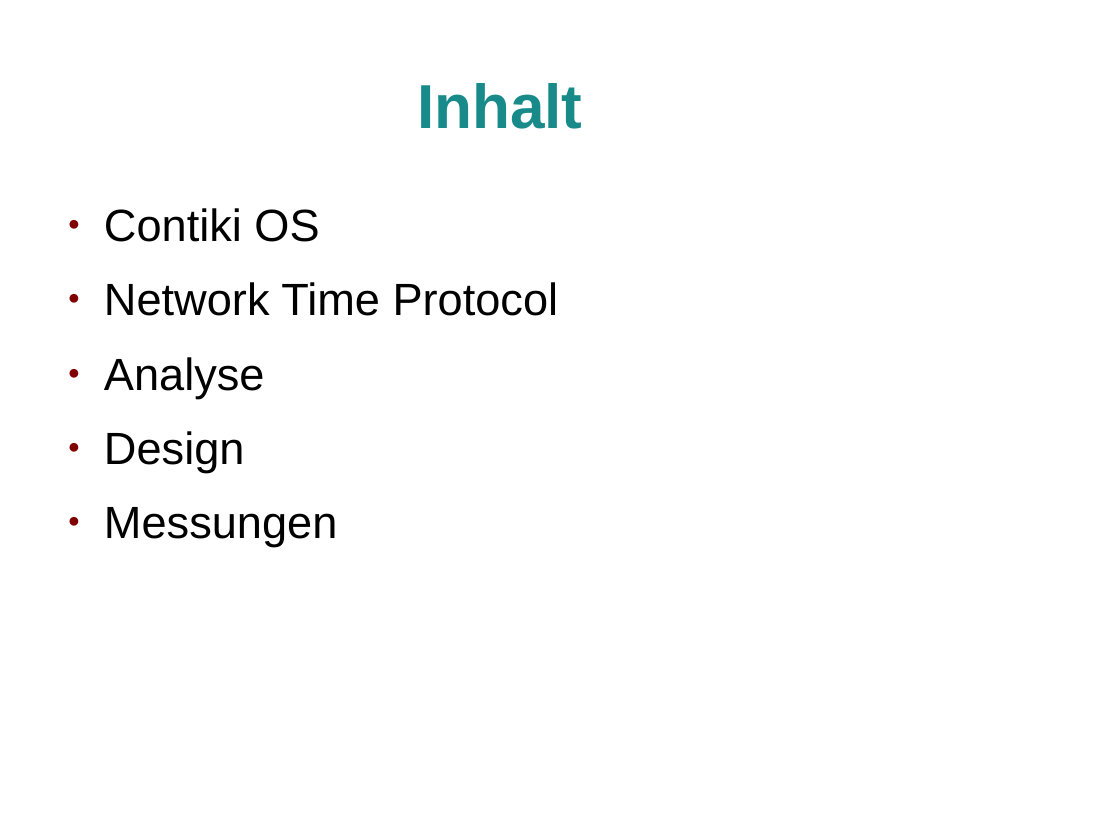
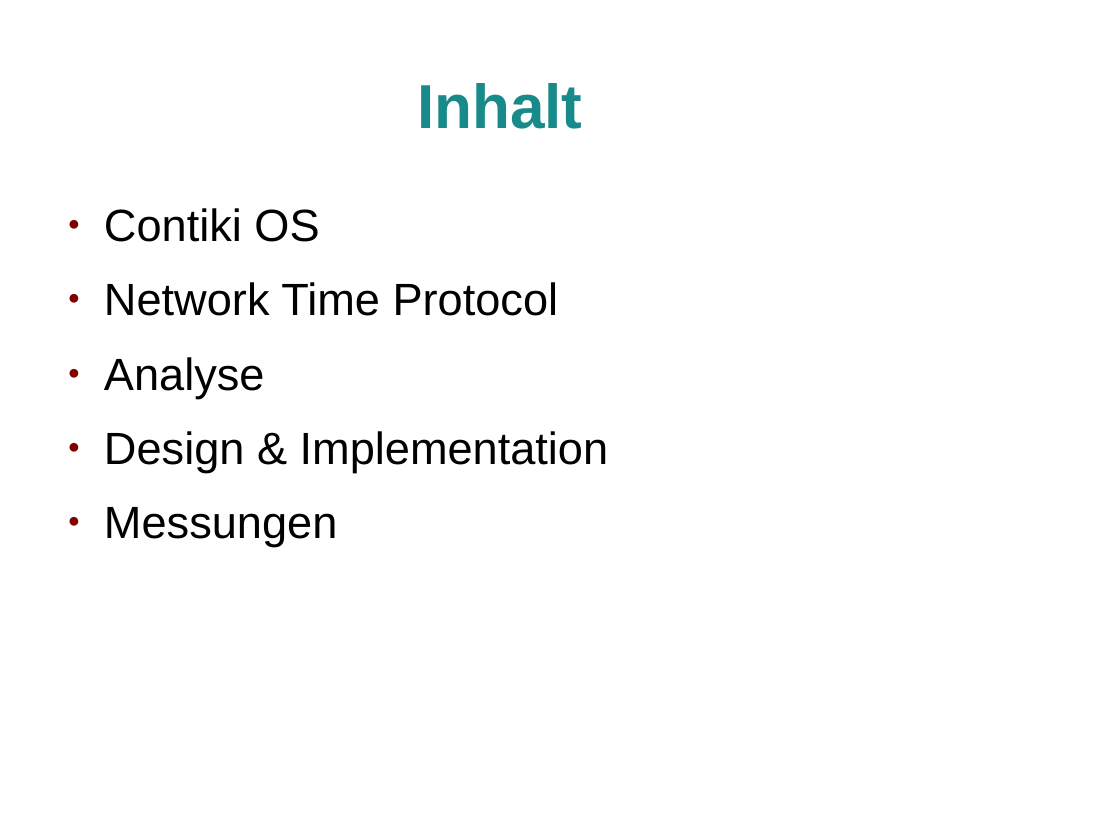
Before and after one commit to jlusticky/Bachelor-thesis, a slide deck: slide 2 of kolloquium/kolloquium.odp. Drawn at 1120x840 pixels with LibreOffice and Linux fonts; fonts in the diff are those of the drawing; background and template pictures are left out. Boxes give left, top, right and bottom in pixels: in the first picture for what was removed or moved away, otherwise in the second. Text is boxed around its words. In the diff, an @@ line names an element or a change of style, - is before the commit and + after.

```diff
--- a/kolloquium/kolloquium.odp
+++ b/kolloquium/kolloquium.odp
@@ text at [104, 431, 609, 472]: text changed @@
-● Design
+● Design & Implementation
```
Also in this commit, not shown: 1 other slide changed, 4 slides added, 4 other files.
